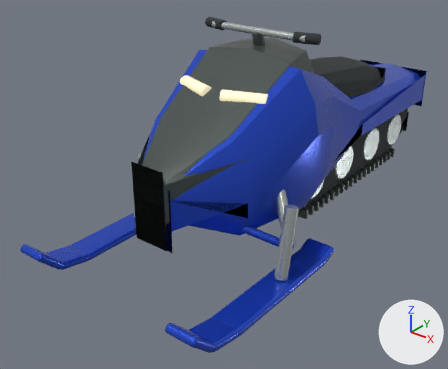
The glTF model vehicles/snowmobile.glb: old version first, new version second.
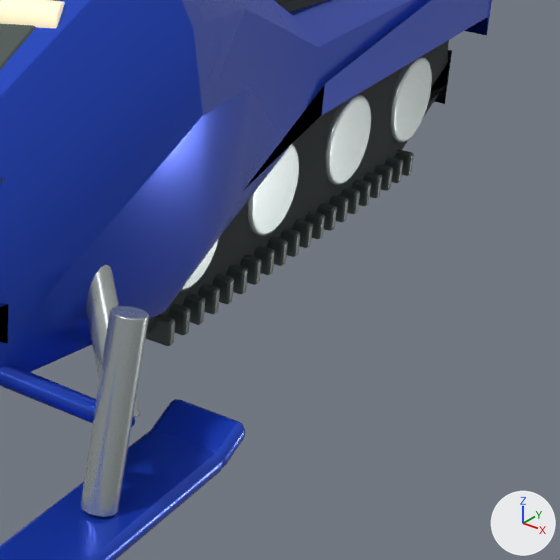
Each version is shown whole from a 50 mm camera at (1.93, -3.06, 1.88) aimed at (-0.17, -0.43, 0.25), then close up on the part from 55% to 100% of the width and 25% to 80% of the height. Lighting does not change. The marker at lower right points along +X, +Y and +Z. The older version's two pictures come first. Where no turn or scale is listed for an object, it has been applied to the vertices.

Script lines for the objects in view, before the commit:
```python
me_cylinder_013 = bpy.data.meshes.new('Cylinder.013')
me_cylinder_013.from_pydata(...)  # 96 vertices, 188 faces; spans x -0.146..0.146, y -0.104..0.104, z -0.231..0.231
me_cylinder_013.materials.append(mat_brushed_equipment_metal)  # light grey #c4cdcb
me_kub = bpy.data.meshes.new('Kub')
me_kub.from_pydata(...)  # 96 vertices, 188 faces; spans x -0.225..0.225, y -0.013..0.013, z -0.032..0.032
me_kub.materials.append(mat_graphite_trim)  # dark grey #4d5755
me_kub_027 = bpy.data.meshes.new('Kub.027')
me_kub_027.from_pydata(...)  # 96 vertices, 188 faces; spans x -0.085..0.085, y -0.053..0.053, z -0.037..0.037
me_kub_027.materials.append(mat_cobalt_enamel)  # blue #244dce
ob_shock_001 = bpy.data.objects.new('Shock.001', me_cylinder_013)
ob_shock_001.location = (0.39, -0.675, 0.455)
ob_track_lug = bpy.data.objects.new('Track lug', me_kub)
ob_track_lug.location = (0.0, -0.1, 0.044)
ob_upturned_runner_007 = bpy.data.objects.new('Upturned runner.007', me_kub_027)
ob_upturned_runner_007.location = (0.51, -0.47, 0.072)
# also in view: 'Upturned runner.006' at (0.51, -0.89, 0.05); 'Steering spindle.001' at (0.51, -0.78, 0.27); 'Bogie hub.003' at (0.0, 1.13, 0.23); 'Wishbone.002' at (0.36, -0.85, 0.31); 'Headlight strip.001' at (0.16, -0.68, 0.92)
```
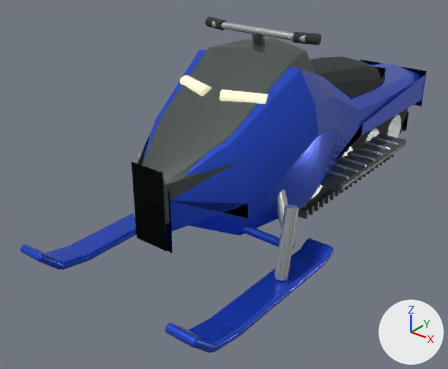
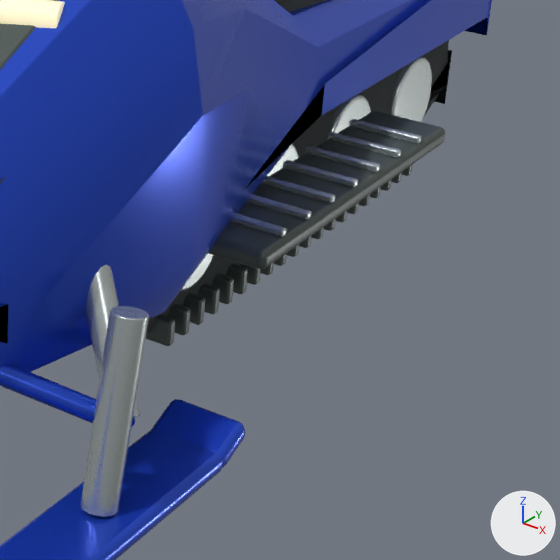
Commit message: Seat the snowmobile rider astride the saddle with supported feet

What differs and where, as boxes [x1, y1, x2, y2] in the close-ups (560 x 560 px):
'Footboard.001', added
    after: [208, 111, 445, 269]
'Foot grip.010', added
    after: [283, 160, 358, 188]
'Foot grip.009', added
    after: [261, 176, 335, 203]
'Foot grip.011', added
    after: [306, 146, 380, 172]
'Foot grip.012', added
    after: [328, 132, 401, 158]
'Foot grip.013', added
    after: [349, 119, 421, 144]
'Foot grip.008', added
    after: [247, 195, 311, 220]
'Foot grip.007', added
    after: [231, 213, 287, 237]
'Bogie hub.002', unchanged, covered by the edit
    before: [325, 94, 371, 185]
    after: [327, 94, 371, 140]
'Bogie hub.001', unchanged, covered by the edit
    before: [247, 144, 299, 236]
    after: [267, 144, 298, 176]

The change in detail:
Mesh me_kub_032 is new.
It has 96 vertices, 188 faces and spans x -0.1..0.1, y -0.45..0.45, z -0.022..0.022.
It uses material mat_graphite_trim (dark grey #4d5755).
Mesh me_kub_039 is new.
It has 96 vertices, 188 faces and spans x -0.09..0.09, y -0.01..0.01, z -0.008..0.008.
It uses material mat_brushed_equipment_metal (light grey #c4cdcb).
Mesh me_kub_037 is new.
It has 96 vertices, 188 faces and spans x -0.09..0.09, y -0.01..0.01, z -0.008..0.008.
It uses material mat_brushed_equipment_metal (light grey #c4cdcb).
Object 'Footboard.001' (ob_footboard_001) is new; it shows me_kub_032.
Its location is (0.37, 0.28, 0.32).
Object 'Foot grip.013' (ob_foot_grip_013) is new; it shows me_kub_039.
Its location is (0.37, 0.59, 0.35).
Object 'Foot grip.012' (ob_foot_grip_012) is new; it shows a copy of me_kub_039.
Its location is (0.37, 0.48, 0.35).
Object 'Foot grip.011' (ob_foot_grip_011) is new; it shows me_kub_037.
Its location is (0.37, 0.37, 0.35).
Object 'Foot grip.010' (ob_foot_grip_010) is new; it shows a copy of me_kub_039.
Its location is (0.37, 0.26, 0.35).
Object 'Foot grip.009' (ob_foot_grip_009) is new; it shows a copy of me_kub_039.
Its location is (0.37, 0.15, 0.35).
Object 'Foot grip.008' (ob_foot_grip_008) is new; it shows a copy of me_kub_039.
Its location is (0.37, 0.04, 0.35).
Object 'Foot grip.007' (ob_foot_grip_007) is new; it shows a copy of me_kub_037.
Its location is (0.37, -0.07, 0.35).
